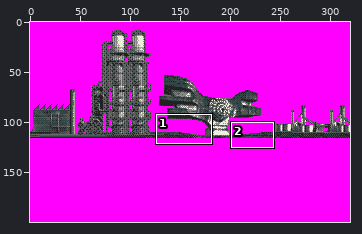
A sprite sheet gets an edit: MATERIALS/PF2_2_320x116x3.png. The picture above shows the old version from afar; the outline marks the close-up.
Close-up. Earlier state:
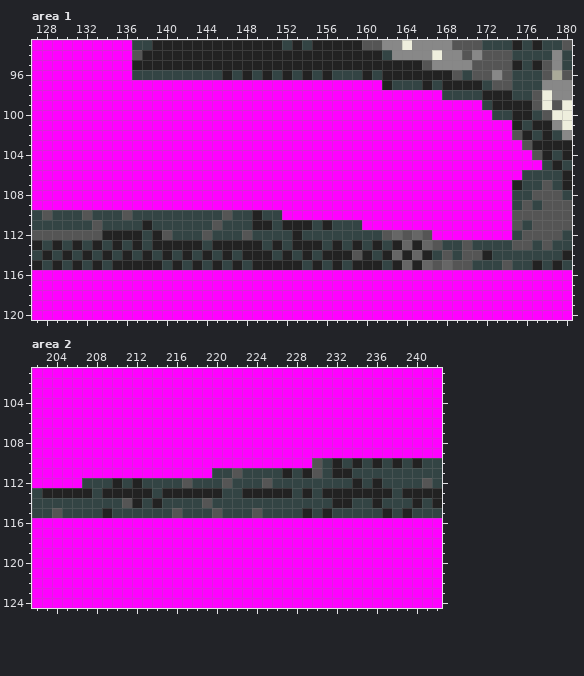
The file is 320x200 pixels. Shown: area 1: x 127..180, y 93..120; area 2: x 202..242, y 101..124.
And afterwards:
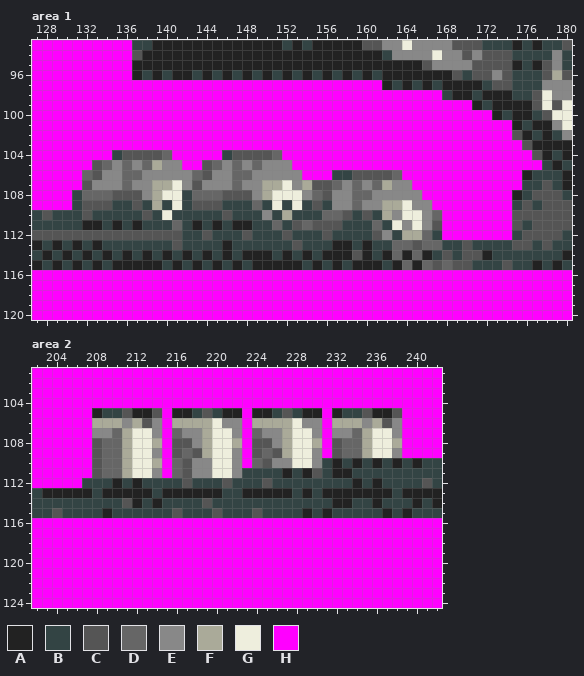
Palette (. is transparent): A #222222  B #334444  C #555555  D #666666  E #888888  F #aaaa99  G #eeeedd  H #ff00ff
Difference:
--- area 1
@@ x 127..180 @@
  95 HHHHHHHHHHAAAAAAAAAAAAAAAAAAAAAAAAAAAAACEEEECCCCABACEB
- 96 HHHHHHHHHHBBBBBBBBBABABABABABABBBABAAAAAAACBCCECBBBCFC
- 97 HHHHHHHHHHHHHHHHHHHHHHHHHHHHHHHHHHHABBBABAAAABCCBBBEEE
- 98 HHHHHHHHHHHHHHHHHHHHHHHHHHHHHHHHHHHHHHHHHBBBBAAABBCGEE
- 99 HHHHHHHHHHHHHHHHHHHHHHHHHHHHHHHHHHHHHHHHHHHHHBAAAACGCG
-100 HHHHHHHHHHHHHHHHHHHHHHHHHHHHHHHHHHHHHHHHHHHHHHBBAABCGG
+ 96 HHHHHHHHHHABABAABABABABABABABABABABAAAAAAACBCCECBBBCFC
+ 97 HHHHHHHHHHHHHHHHHHHHHHHHHHHHHHHHHHHABABABAAAABCCBBBEEE
+ 98 HHHHHHHHHHHHHHHHHHHHHHHHHHHHHHHHHHHHHHHHHBAABAAABBCGEE
+ 99 HHHHHHHHHHHHHHHHHHHHHHHHHHHHHHHHHHHHHHHHHHHHABAAAACGCG
+100 HHHHHHHHHHHHHHHHHHHHHHHHHHHHHHHHHHHHHHHHHHHHHHABAABCGG
 101 HHHHHHHHHHHHHHHHHHHHHHHHHHHHHHHHHHHHHHHHHHHHHHHHABAAEG
@@ x 127..180 @@
 103 HHHHHHHHHHHHHHHHHHHHHHHHHHHHHHHHHHHHHHHHHHHHHHHHHCAAAA
-104 HHHHHHHHHHHHHHHHHHHHHHHHHHHHHHHHHHHHHHHHHHHHHHHHHHCABA
-105 HHHHHHHHHHHHHHHHHHHHHHHHHHHHHHHHHHHHHHHHHHHHHHHHHHHBAB
-106 HHHHHHHHHHHHHHHHHHHHHHHHHHHHHHHHHHHHHHHHHHHHHHHHHBBBBA
-107 HHHHHHHHHHHHHHHHHHHHHHHHHHHHHHHHHHHHHHHHHHHHHHHHABBCBA
-108 HHHHHHHHHHHHHHHHHHHHHHHHHHHHHHHHHHHHHHHHHHHHHHHHBBCCCB
-109 HHHHHHHHHHHHHHHHHHHHHHHHHHHHHHHHHHHHHHHHHHHHHHHHBCBCCC
-110 BCBBBCBBBCBBBBBBBBBCBBABBHHHHHHHHHHHHHHHHHHHHHHHCCCCCC
-111 BBBBBBCBBBBABBBBBBCBBBAABAAABABBBHHHHHHHHHHHHHHHCBCCCC
-112 CCCCCCCAAAABACBBBCBBBCBBBBABBBBBBBBCDCDCHHHHHHHHBCCCCB
-113 ABABABABABABAAAAABAAAAABABAAABABABABADADCBBCBBBBCCBCBB
+104 HHHHHHHHBCCCCDHHHHHBCCCCDHHHHHHHHHHHHHHHHHHHHHHHHHCABA
+105 HHHHHHCDEDEDFEEHHCDEDEDEEEHHHHHHHHHHHHHHHHHHHHHHHHHBAB
+106 HHHHHDCEEDDEEEEEDCEEDDEEEEEHHHBBCCCCDHHHHHHHHHHHHABBBA
+107 HHHHHCEEEDEEFFGECEEEDEEFFGEFCCDEDEDFEEHHHHHHHHHHHBBCBA
+108 HHHHBDDDCCCEFGGBDDDCCCEFGGGEDCEEDDEEEEEHHHHHHHHHABCCCB
+109 HHHHBCCCBBCBFBGBCCCBBBDBGBGBCBEEDEEFFGEEHHHHHHHHBCBCCC
+110 BCBBBCBBBBBCBGBBBBBCBBBEBFBBBDDCBCBFEGGEDHHHHHHHCCCCCC
+111 BBBBBAABABABBBDBABABAABBDBCDCCCBBBDBGEGECHHHHHHHCBCCCC
+112 CCCCCCCCCCCCCCCBBCBBBCBBBCBBBCBBBBCEBFFDBHHHHHHHBCCCCB
+113 ABABABABBBBBBBCBBBBABBBBBBCBBBAABABBDDCDDBBCBBBBCCBCBB
 114 BABABABABABABABABABABAAABABABAAACABADADABCBCCABBBBBBBA
--- area 2
@@ x 202..242 @@
 104 HHHHHHHHHHHHHHHHHHHHHHHHHHHHHHHHHHHHHHHHH
-105 HHHHHHHHHHHHHHHHHHHHHHHHHHHHHHHHHHHHHHHHH
-106 HHHHHHHHHHHHHHHHHHHHHHHHHHHHHHHHHHHHHHHHH
-107 HHHHHHHHHHHHHHHHHHHHHHHHHHHHHHHHHHHHHHHHH
-108 HHHHHHHHHHHHHHHHHHHHHHHHHHHHHHHHHHHHHHHHH
-109 HHHHHHHHHHHHHHHHHHHHHHHHHHHHHHHHHHHHHHHHH
-110 HHHHHHHHHHHHHHHHHHHHHHHHHHHHCBABABABABABB
-111 HHHHHHHHHHHHHHHHHHBBCBBBBABACBAABBBBBBBBB
+105 HHHHHHABBCAACHAABCBAAHAABCBAAHABBCAACHHHH
+106 HHHHHHFFFEFCEHFFFFGEEHFFFFGEEHFFFEFCEHHHH
+107 HHHHHHEEDFGGEHDEEFGGEHDEEFGGEHEEDFGGEHHHH
+108 HHHHHHCDDFGGFHCCEFGGFHCCEFGGFHCDDFGGFHHHH
+109 HHHHHHCDDFGGEHCDCFGGEHCDCFGGEHCDDFGGEHHHH
+110 HHHHHHCDDFGGFHDCEEGGEHDCEEGGEBABABABABABB
+111 HHHHHHCDDFGGEHDCEEGGEBBBBABACBAABBBBBBBBB
 112 HHHHHBBBABABBBBCBBBCBBBCBBBBBBBBABABBBBCB
Pixel boxes of the changes (left, top, right, bottom) in both close-ups:
changed: (132, 70, 212, 80)
changed: (342, 70, 352, 80)
changed: (402, 80, 412, 90)
changed: (452, 90, 502, 120)
changed: (72, 150, 442, 250)
changed: (512, 170, 532, 200)
changed: (92, 408, 402, 478)
